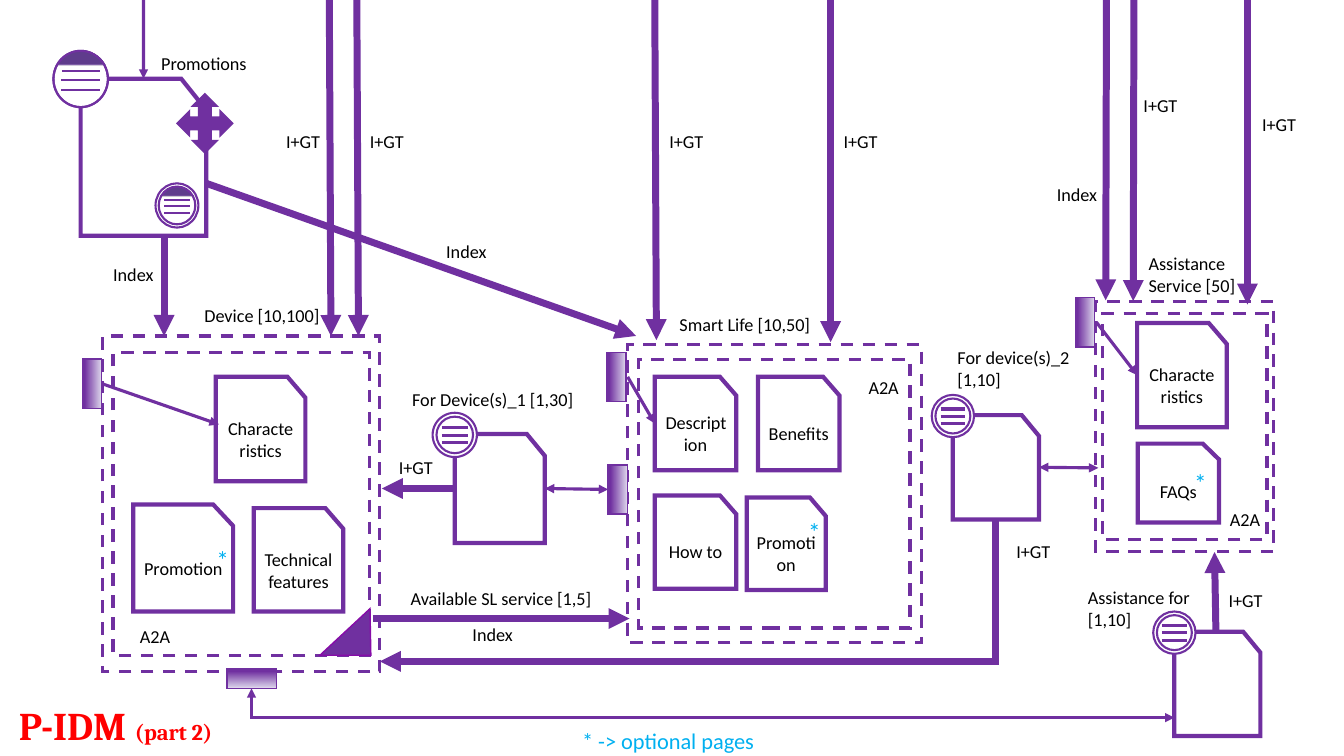
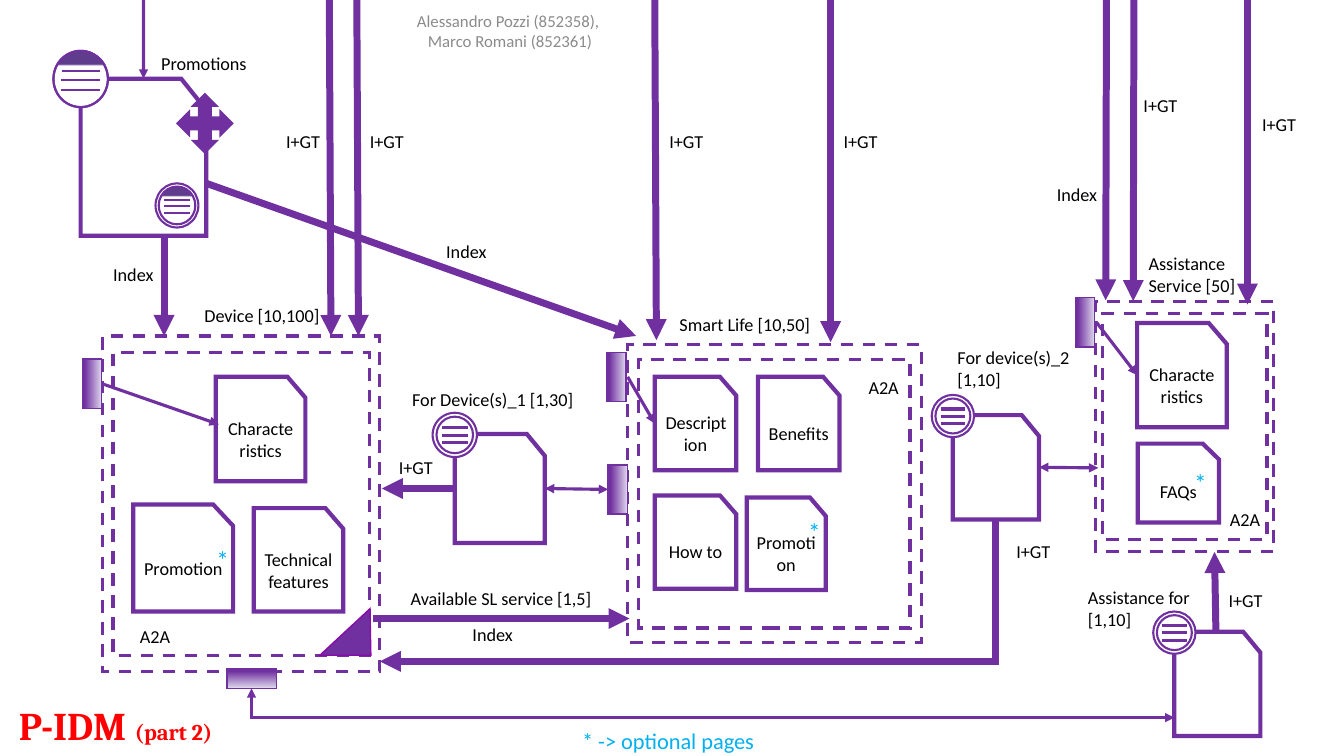
Before and after one commit to AlessandroPozzi/HypermediaProject2016-PozziRomani, a slide deck: slide 9 of Drafts & Material/IDM Models + Notes.pptx (slide 8 before the commit). Drawn at 1344x756 pixels with LibreOffice and Linux fonts; fonts in the diff are those of the drawing. Boxes give left, top, right and bottom in pixels: in the first picture for what was removed or moved away, otherwise in the second. Text is boxed around its words. In the diff, an @@ line names an element or a change of style, - is before the commit and + after.

```diff
--- a/Drafts & Material/IDM Models + Notes.pptx
+++ b/Drafts & Material/IDM Models + Notes.pptx
@@ text added at [417,15,599,49], 12 pt, text #8C8C8C @@
+Alessandro Pozzi (852358),
+Marco Romani (852361)
```
Also in this commit, not shown: 12 other slides changed, 1 slide added.
